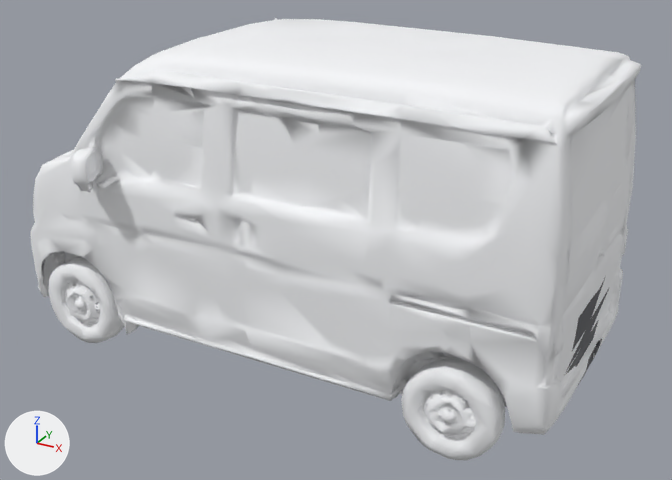
A saved change to the glTF model apps/web/public/models/clipper.glb.
Camera for both pictures: a 50 mm lens placed at (2.58, -4.45, 2.95), pointed at (0.15, -0.03, 0.74). Every picture has the same lights, and +X, +Y and +Z are marked at lower left. The picture after the commit comes second. Vertices at exactly the same position are counted once.

Before the edit, the objects in view are built like this:
```python
mat_material = principled_material('material')
mat_material.base_color = (0.93, 0.94, 0.96)  # white #f7f8fa
mat_material.roughness = 0.75
me_mesh = bpy.data.meshes.new('mesh')
me_mesh.from_pydata(...)  # 12006 vertices, 24554 faces; spans x -1.7..1.7, y -0.98..0.98, z 0.0..1.92
# faces by material slot: [24185, 369]
me_mesh.materials.append(mat_material)  # white #f7f8fa
me_mesh.materials.append(mat_plate)  # black #111827
ob_mesh_node = bpy.data.objects.new('mesh_node', me_mesh)
ob_mesh_node.location = (0.0, 0.0, 0.0)
```
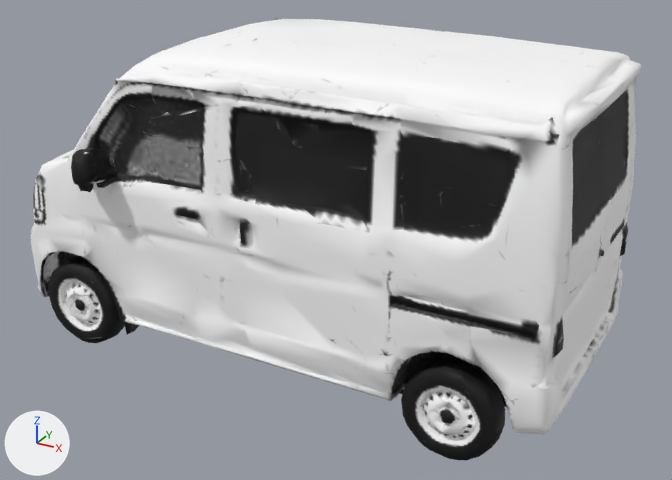
Where the change shows, as pixel boxes (x1, y1, x2, y2) in the pictures (672 x 480 px; the box of a moved part takes in the faces that stretch with it):
'mesh_node', surface changed (white to black): (33, 18, 632, 460) in both
part 1 of me_mesh, moved or reshaped: (458, 398, 470, 412) in both
part 2 of me_mesh, recoloured (lighter): (564, 276, 610, 385) in both

What changed in the scene script:
```text
Add img_base_color:
    img_base_color = load_image('base_color', '_unpacked/base_color', 512, 512, 'sRGB')
Change mat_material:
    remove mat_material.base_color = (0.93, 0.94, 0.96)  # white #f7f8fa
    add mat_material.texture = img_base_color
    mat_material.roughness: 0.75 -> 0.7
Change me_mesh:
    where me_mesh.from_pydata(...)  # 12006 vertices, 24554 faces; spans x -1.7..1.7, y -0.98..0.98, z 0.0..1.92
    used by ob_mesh_node; location = (0.0, 0.0, 0.0)
    me_mesh part 1
    16 faces are deleted
    16 new faces join them
    me_mesh part 2: 369 faces spanning x -1.7..1.7, y -0.47..0.46, z 0.24..0.85 switch from mat_plate (black #111827) to mat_material (picture img_base_color)
```
